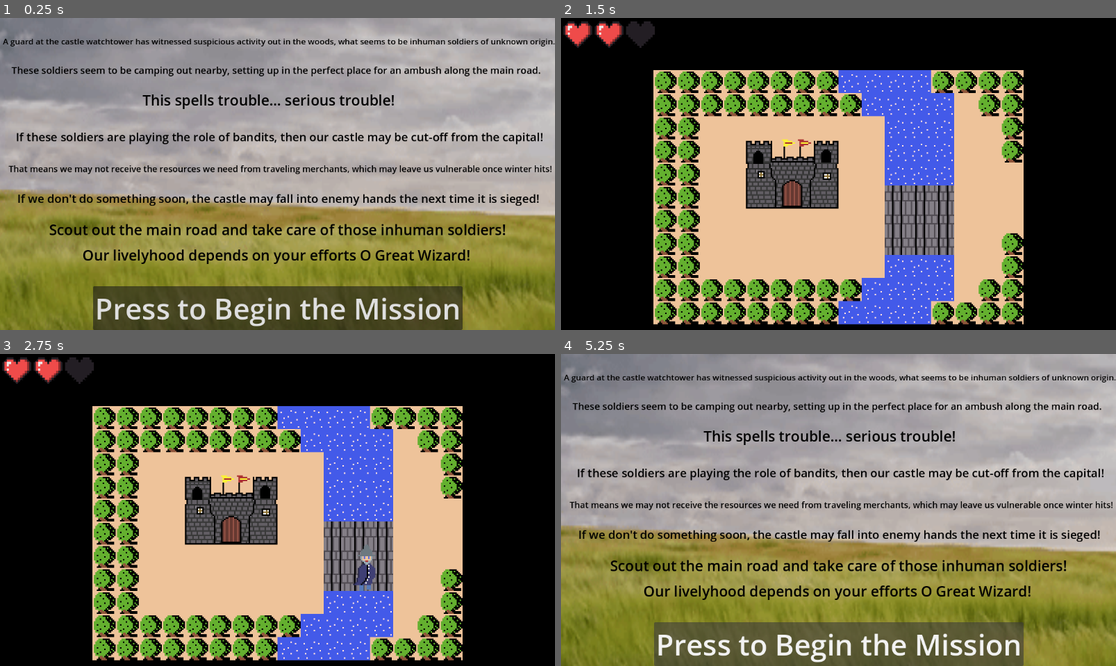
Above: before the commit, frames 1-4 (two rows, left to right).
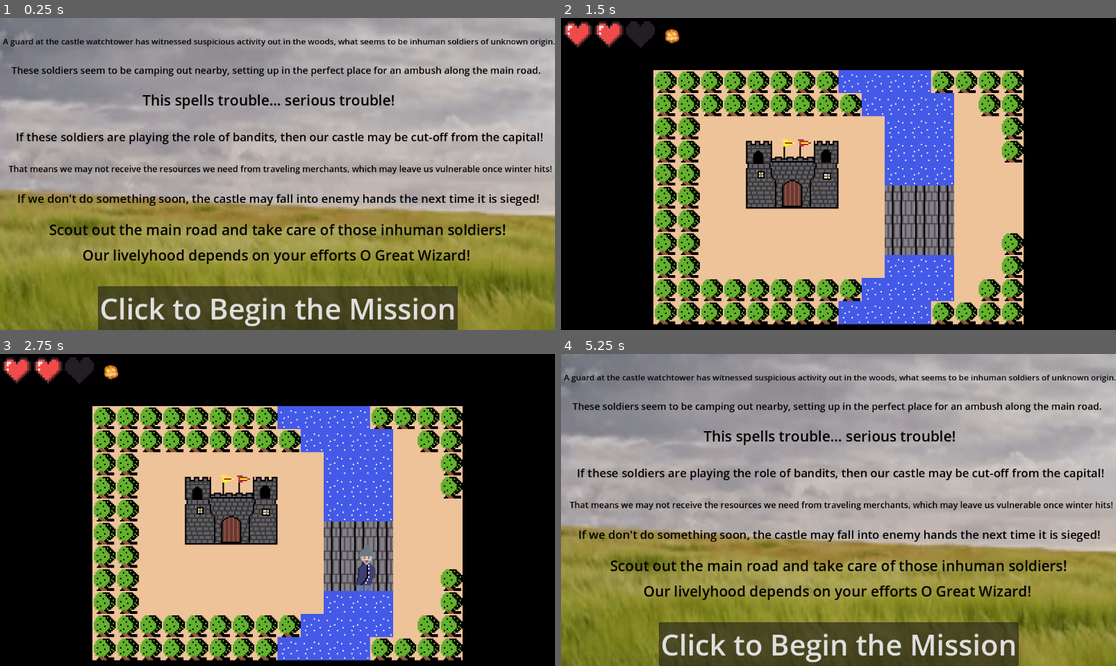
Above: after the commit, the same moments.

Repository: CodyG0228/SDEV248-GroupProject-ZeldaClone
Game: Godot game, scene res://scenes/intro_cutscene.tscn
Same seed, same stepped clock (60 frames per second), same inputs: the game is played once before the commit and once after it.
Inputs:
- Up to frame 1 (0.25 s): no input
- Up to frame 2 (1.5 s): click "Press to Begin the Mission" (after the commit: "Click to Begin the Mission") at 0.5 s; tap Enter at 1.25 s; hold D (move_right) from 1.28 s (still down); tap H at 1.35 s
- Up to frame 3 (2.75 s): release D (move_right) at 2.03 s; hold S (move_down) from 2.03 s (still down); tap H at 2.1 s
- Up to frame 4 (5.25 s): tap Space at 2.75 s; release S (move_down) at 2.78 s; hold D (move_right) 2.78-3.53 s; tap H at 2.85, 3.6, 4.35 s; hold W (move_up) 3.53-4.28 s; hold A (move_left) 4.28-5 s; click "Go Back in Time" at 5 s

The runs differ from the first frame. In frame 1, 2.8% of the frame differs, in the area x 16-84%, y 85-100%; in frame 2, 0.1%; in frame 3, 0.1%; in frame 4, 2.9%.

Commit message:
Version 0.4 - pieces that need glue
Added basic enemy, basic overlay for the dialogue and other pieces that will eventually be used in the levels and need coding for proper implementation. Also provided a better version of the NPC Spearwoman Sprite that doesn't have the white background attached.

Diff:
--- a/SDEV248-GroupProject-ZeldaClone-organized-main/project.godot
+++ b/SDEV248-GroupProject-ZeldaClone-organized-main/project.godot
@@ -19,21 +19,25 @@
 
 move_up={
 "deadzone": 0.5,
-"events": [Object(InputEventKey,"resource_local_to_scene":fa …(211 unchanged characters)… "location":0,"echo":false,"script":null), Object(InputEventKey,"resource_local_to_scene":false,"resource_name":"","device":-1,"window_id":0,"alt_pressed":false,"shift_pressed":false,"ctrl_pressed":false,"meta_pressed":false,"pressed":false,"keycode":0,"physical_keycode":4194320,"key_label":0,"unicode":0,"location":0,"echo":false,"script":null)
+"events": [Object(InputEventKey,"resource_local_to_scene":fa …(211 unchanged characters)… "location":0,"echo":false,"script":null)
+, Object(InputEventKey,"resource_local_to_scene":false,"resource_name":"","device":-1,"window_id":0,"alt_pressed":false,"shift_pressed":false,"ctrl_pressed":false,"meta_pressed":false,"pressed":false,"keycode":0,"physical_keycode":4194320,"key_label":0,"unicode":0,"location":0,"echo":false,"script":null)
 ]
 }
 move_down={
 "deadzone": 0.5,
-"events": [Object(InputEventKey,"resource_local_to_scene":fa …(211 unchanged characters)… "location":0,"echo":false,"script":null), Object(InputEventKey,"resource_local_to_scene":false,"resource_name":"","device":-1,"window_id":0,"alt_pressed":false,"shift_pressed":false,"ctrl_pressed":false,"meta_pressed":false,"pressed":false,"keycode":0,"physical_keycode":4194322,"key_label":0,"unicode":0,"location":0,"echo":false,"script":null)
+"events": [Object(InputEventKey,"resource_local_to_scene":fa …(211 unchanged characters)… "location":0,"echo":false,"script":null)
+, Object(InputEventKey,"resource_local_to_scene":false,"resource_name":"","device":-1,"window_id":0,"alt_pressed":false,"shift_pressed":false,"ctrl_pressed":false,"meta_pressed":false,"pressed":false,"keycode":0,"physical_keycode":4194322,"key_label":0,"unicode":0,"location":0,"echo":false,"script":null)
 ]
 }
 move_left={
 "deadzone": 0.5,
-"events": [Object(InputEventKey,"resource_local_to_scene":fa …(210 unchanged characters)… "location":0,"echo":false,"script":null), Object(InputEventKey,"resource_local_to_scene":false,"resource_name":"","device":-1,"window_id":0,"alt_pressed":false,"shift_pressed":false,"ctrl_pressed":false,"meta_pressed":false,"pressed":false,"keycode":0,"physical_keycode":4194319,"key_label":0,"unicode":0,"location":0,"echo":false,"script":null)
+"events": [Object(InputEventKey,"resource_local_to_scene":fa …(210 unchanged characters)… "location":0,"echo":false,"script":null)
+, Object(InputEventKey,"resource_local_to_scene":false,"resource_name":"","device":-1,"window_id":0,"alt_pressed":false,"shift_pressed":false,"ctrl_pressed":false,"meta_pressed":false,"pressed":false,"keycode":0,"physical_keycode":4194319,"key_label":0,"unicode":0,"location":0,"echo":false,"script":null)
 ]
 }
 move_right={
 "deadzone": 0.5,
-"events": [Object(InputEventKey,"resource_local_to_scene":fa …(211 unchanged characters)… "location":0,"echo":false,"script":null), Object(InputEventKey,"resource_local_to_scene":false,"resource_name":"","device":-1,"window_id":0,"alt_pressed":false,"shift_pressed":false,"ctrl_pressed":false,"meta_pressed":false,"pressed":false,"keycode":0,"physical_keycode":4194321,"key_label":0,"unicode":0,"location":0,"echo":false,"script":null)
+"events": [Object(InputEventKey,"resource_local_to_scene":fa …(211 unchanged characters)… "location":0,"echo":false,"script":null)
+, Object(InputEventKey,"resource_local_to_scene":false,"resource_name":"","device":-1,"window_id":0,"alt_pressed":false,"shift_pressed":false,"ctrl_pressed":false,"meta_pressed":false,"pressed":false,"keycode":0,"physical_keycode":4194321,"key_label":0,"unicode":0,"location":0,"echo":false,"script":null)
 ]
 }
--- /dev/null
+++ b/SDEV248-GroupProject-ZeldaClone-organized-main/scenes/enemy.tscn
@@ -0,0 +1,85 @@
+[gd_scene load_steps=12 format=3 uid="uid://coyspkspwt0eo"]
+
+[ext_resource type="Texture2D" uid="uid://c8wahigm3ssex" path="res://LizardmanSprite.png" id="1_qc2wn"]
+
+[sub_resource type="AtlasTexture" id="AtlasTexture_mxyj8"]
+atlas = ExtResource("1_qc2wn")
+region = Rect2(0, 0, 32, 48)
+
+[sub_resource type="AtlasTexture" id="AtlasTexture_hhsax"]
+atlas = ExtResource("1_qc2wn")
+region = Rect2(32, 0, 32, 48)
+
+[sub_resource type="AtlasTexture" id="AtlasTexture_6avge"]
+atlas = ExtResource("1_qc2wn")
+region = Rect2(64, 0, 32, 48)
+
+[sub_resource type="AtlasTexture" id="AtlasTexture_iss44"]
+atlas = ExtResource("1_qc2wn")
+region = Rect2(96, 0, 32, 48)
+
+[sub_resource type="AtlasTexture" id="AtlasTexture_hmrty"]
+atlas = ExtResource("1_qc2wn")
+region = Rect2(0, 48, 32, 48)
+
+[sub_resource type="AtlasTexture" id="AtlasTexture_pm10t"]
+atlas = ExtResource("1_qc2wn")
+region = Rect2(32, 48, 32, 48)
+
+[sub_resource type="AtlasTexture" id="AtlasTexture_fuadl"]
+atlas = ExtResource("1_qc2wn")
+region = Rect2(64, 48, 32, 48)
+
+[sub_resource type="AtlasTexture" id="AtlasTexture_dembu"]
+atlas = ExtResource("1_qc2wn")
+region = Rect2(96, 48, 32, 48)
+
+[sub_resource type="SpriteFrames" id="SpriteFrames_0askx"]
+animations = [{
+"frames": [{
+"duration": 1.0,
+"texture": SubResource("AtlasTexture_mxyj8")
+}, {
+"duration": 1.0,
+"texture": SubResource("AtlasTexture_hhsax")
+}, {
+"duration": 1.0,
+"texture": SubResource("AtlasTexture_6avge")
+}, {
+"duration": 1.0,
+"texture": SubResource("AtlasTexture_iss44")
+}],
+"loop": true,
+"name": &"idle",
+"speed": 1.0
+}, {
+"frames": [{
+"duration": 1.0,
+"texture": SubResource("AtlasTexture_hmrty")
+}, {
+"duration": 1.0,
+"texture": SubResource("AtlasTexture_pm10t")
+}, {
+"duration": 1.0,
+"texture": SubResource("AtlasTexture_fuadl")
+}, {
+"duration": 1.0,
+"texture": SubResource("AtlasTexture_dembu")
+}],
+"loop": true,
+"name": &"walk",
+"speed": 3.0
+}]
+
+[sub_resource type="RectangleShape2D" id="RectangleShape2D_e4c12"]
+size = Vector2(21, 48)
+
+[node name="Enemy" type="CharacterBody2D" groups=["enemy"]]
+
+[node name="AnimatedSprite2D" type="AnimatedSprite2D" parent="."]
+sprite_frames = SubResource("SpriteFrames_0askx")
+animation = &"idle"
+
+[node name="CollisionShape2D" type="CollisionShape2D" parent="."]
+position = Vector2(-0.5, 0)
+shape = SubResource("RectangleShape2D_e4c12")
--- a/SDEV248-GroupProject-ZeldaClone-organized-main/scenes/hud.gd
+++ b/SDEV248-GroupProject-ZeldaClone-organized-main/scenes/hud.gd
@@ -15,3 +15,7 @@
 		var heart := _hearts[i]
 		heart.visible = i < maximum
 		heart.play("full" if i < current else "empty")
+
+# Add script for fireball cooldown. Simply alter the indicator's visibility to
+# show whether or not the cooldown is done. The cooldown is not necessary but
+# probably should be. Determine the time yourselves. Cooldown is optional.
--- a/SDEV248-GroupProject-ZeldaClone-organized-main/scenes/hud.tscn
+++ b/SDEV248-GroupProject-ZeldaClone-organized-main/scenes/hud.tscn
@@ -1,8 +1,9 @@
-[gd_scene load_steps=5 format=3 uid="uid://heo5gv5axufy"]
+[gd_scene load_steps=6 format=3 uid="uid://heo5gv5axufy"]
 
+[ext_resource type="Texture2D" uid="uid://bbudd66d3yimn" path="res://sprites/EmptyHeartSprite.png" id="1_g624v"]
 [ext_resource type="Script" path="res://scenes/hud.gd" id="1_i9qrw"]
-[ext_resource type="Texture2D" uid="uid://bbudd66d3yimn" path="res://sprites/EmptyHeartSprite.png" id="1_g624v"]
 [ext_resource type="Texture2D" uid="uid://b3x0tbv5y6t5a" path="res://sprites/FullHeartSprite.png" id="2_cex0p"]
+[ext_resource type="Texture2D" uid="uid://db5p1vw5n3d78" path="res://sprites/FireBallSprite.webp" id="4_jja2n"]
 
 [sub_resource type="SpriteFrames" id="SpriteFrames_61bll"]
 animations = [{
@@ -43,3 +44,7 @@
 sprite_frames = SubResource("SpriteFrames_61bll")
 animation = &"full"
 autoplay = "full"
+
+[node name="Fireball Cooldown Indicator" type="Sprite2D" parent="."]
+position = Vector2(231, 38)
+texture = ExtResource("4_jja2n")
--- /dev/null
+++ b/SDEV248-GroupProject-ZeldaClone-organized-main/scenes/in_game_cutscene_overlay.gd
@@ -0,0 +1,10 @@
+extends Control
+
+
+func _on_button_pressed() -> void:
+	pass # Replace with function body.
+
+# Implementation of the cutscene/dialogue should go here presumably.
+# Look up what you need to do in order to pause the game.
+# Keep the overlay hidden until it is needed.
+# Also make sure that the button can't be activated when the game is going.
--- /dev/null
+++ b/SDEV248-GroupProject-ZeldaClone-organized-main/scenes/in_game_cutscene_overlay.tscn
@@ -0,0 +1,40 @@
+[gd_scene load_steps=2 format=3 uid="uid://bkrffhbqujg2e"]
+
+[ext_resource type="Script" path="res://scenes/in_game_cutscene_overlay.gd" id="1_4dlco"]
+
+[node name="In-Game Cutscene Overlay" type="Control"]
+layout_mode = 3
+anchors_preset = 15
+anchor_right = 1.0
+anchor_bottom = 1.0
+grow_horizontal = 2
+grow_vertical = 2
+script = ExtResource("1_4dlco")
+
+[node name="Label" type="Label" parent="."]
+layout_mode = 1
+anchors_preset = 12
+anchor_top = 1.0
+anchor_right = 1.0
+anchor_bottom = 1.0
+offset_top = -75.0
+grow_horizontal = 2
+grow_vertical = 0
+theme_override_colors/font_shadow_color = Color(0, 0, 0, 1)
+theme_override_colors/font_outline_color = Color(0, 0, 0, 1)
+theme_override_constants/shadow_offset_x = 2
+theme_override_constants/shadow_outline_size = 6
+theme_override_font_sizes/font_size = 20
+text = "Greetings, O Great Wizard. Looks like they finally sent you in. I've found the inhuman soldiers. Took out a few of them myself already. They seem to be some sort of lizardmen, their bodies covered with thick scales that resist blades, which makes them tough to kill with ordinary weaponry. You shouldn't have a problem though, your spells should cut right through their physical resistances. Go ahead, I'll stay behind to make sure none of them sneak up on you."
+autowrap_mode = 2
+
+[node name="Button" type="Button" parent="."]
+layout_mode = 1
+anchors_preset = 10
+anchor_right = 1.0
+offset_bottom = 31.0
+grow_horizontal = 2
+theme_override_font_sizes/font_size = 20
+text = "Click to End Dialogue"
+
+[connection signal="pressed" from="Button" to="." method="_on_button_pressed"]
--- a/SDEV248-GroupProject-ZeldaClone-organized-main/scenes/intro_cutscene.tscn
+++ b/SDEV248-GroupProject-ZeldaClone-organized-main/scenes/intro_cutscene.tscn
@@ -330,6 +330,6 @@
 grow_horizontal = 2
 grow_vertical = 0
 theme_override_font_sizes/font_size = 60
-text = "Press to Begin the Mission"
+text = "Click to Begin the Mission"
 
 [connection signal="pressed" from="StartButton" to="." method="_on_start_button_pressed"]
--- /dev/null
+++ b/SDEV248-GroupProject-ZeldaClone-organized-main/scenes/npc_spearwoman.tscn
@@ -0,0 +1,43 @@
+[gd_scene load_steps=6 format=3 uid="uid://dhntx8f7xefeh"]
+
+[ext_resource type="Texture2D" uid="uid://dtwacu32sinhn" path="res://sprites/SpearwomanSpriteSheet.png" id="1_oavj0"]
+
+[sub_resource type="AtlasTexture" id="AtlasTexture_jlt7i"]
+atlas = ExtResource("1_oavj0")
+region = Rect2(42, 0, 42, 63)
+
+[sub_resource type="AtlasTexture" id="AtlasTexture_jpb6i"]
+atlas = ExtResource("1_oavj0")
+region = Rect2(0, 0, 42, 63)
+
+[sub_resource type="SpriteFrames" id="SpriteFrames_2irqa"]
+animations = [{
+"frames": [{
+"duration": 1.0,
+"texture": SubResource("AtlasTexture_jlt7i")
+}],
+"loop": true,
+"name": &"BackView",
+"speed": 5.0
+}, {
+"frames": [{
+"duration": 1.0,
+"texture": SubResource("AtlasTexture_jpb6i")
+}],
+"loop": true,
+"name": &"Frontview",
+"speed": 5.0
+}]
+
+[sub_resource type="RectangleShape2D" id="RectangleShape2D_514fu"]
+size = Vector2(25, 59)
+
+[node name="NPC Spearwoman" type="CharacterBody2D" groups=["NPC"]]
+
+[node name="AnimatedSprite2D" type="AnimatedSprite2D" parent="."]
+sprite_frames = SubResource("SpriteFrames_2irqa")
+animation = &"Frontview"
+
+[node name="CollisionShape2D" type="CollisionShape2D" parent="."]
+position = Vector2(0.5, 1.5)
+shape = SubResource("RectangleShape2D_514fu")
--- a/SDEV248-GroupProject-ZeldaClone-organized-main/scenes/player.tscn
+++ b/SDEV248-GroupProject-ZeldaClone-organized-main/scenes/player.tscn
@@ -1,4 +1,4 @@
-[gd_scene load_steps=9 format=3]
+[gd_scene load_steps=9 format=3 uid="uid://d06aly8v8absc"]
 
 [ext_resource type="Script" path="res://scenes/player.gd" id="1_0ahi4"]
 [ext_resource type="Texture2D" uid="uid://xgovadnxo17" path="res://sprites/wizard.png" id="2_md9cs"]
@@ -11,13 +11,13 @@
 atlas = ExtResource("2_md9cs")
 region = Rect2(16, 32, 16, 32)
 
+[sub_resource type="AtlasTexture" id="AtlasTexture_55lpq"]
+atlas = ExtResource("2_md9cs")
+region = Rect2(48, 32, 16, 32)
+
 [sub_resource type="AtlasTexture" id="AtlasTexture_f03gr"]
 atlas = ExtResource("2_md9cs")
 region = Rect2(32, 32, 16, 32)
-
-[sub_resource type="AtlasTexture" id="AtlasTexture_55lpq"]
-atlas = ExtResource("2_md9cs")
-region = Rect2(48, 32, 16, 32)
 
 [sub_resource type="SpriteFrames" id="SpriteFrames_r2oq9"]
 animations = [{
--- a/SDEV248-GroupProject-ZeldaClone-organized-main/scenes/room_1.tscn
+++ b/SDEV248-GroupProject-ZeldaClone-organized-main/scenes/room_1.tscn
@@ -1,9 +1,9 @@
 [gd_scene load_steps=10 format=4 uid="uid://bn2peeww32xm1"]
 
+[ext_resource type="Texture2D" uid="uid://dws5uwax3r16p" path="res://sprites/Sprite-0001.png" id="1_0tsjr"]
 [ext_resource type="Script" path="res://scenes/room_1.gd" id="2_emo2k"]
-[ext_resource type="PackedScene" path="res://scenes/player.tscn" id="3_1alcf"]
+[ext_resource type="PackedScene" uid="uid://d06aly8v8absc" path="res://scenes/player.tscn" id="3_1alcf"]
 [ext_resource type="PackedScene" uid="uid://heo5gv5axufy" path="res://scenes/hud.tscn" id="4_fawfn"]
-[ext_resource type="Texture2D" uid="uid://dws5uwax3r16p" path="res://sprites/Sprite-0001.png" id="1_0tsjr"]
 
 [sub_resource type="ShaderMaterial" id="ShaderMaterial_8oql1"]
 
Not shown, changed: SDEV248-GroupProject-ZeldaClone-organized-main/FlowingFieldAnimatedBackground.png.import
Not shown, changed: SDEV248-GroupProject-ZeldaClone-organized-main/Kaelistra, The Aberrant Saint.png.import
Not shown, changed: SDEV248-GroupProject-ZeldaClone-organized-main/LizardmanSprite.png.import
Not shown, changed: SDEV248-GroupProject-ZeldaClone-organized-main/Spearwoman.png.import
Not shown, changed: SDEV248-GroupProject-ZeldaClone-organized-main/icon.svg.import
Not shown: 1 places in SDEV248-GroupProject-ZeldaClone-organized-main/scenes/defeat_cutscene.tscn that only renumber resources
Not shown: 1 places in SDEV248-GroupProject-ZeldaClone-organized-main/scenes/intro_cutscene.tscn that only renumber resources
Not shown: 1 places in SDEV248-GroupProject-ZeldaClone-organized-main/scenes/player.tscn that only renumber resources
Not shown: 1 places in SDEV248-GroupProject-ZeldaClone-organized-main/scenes/victory_cutscene.tscn that only renumber resources
Not shown, changed: SDEV248-GroupProject-ZeldaClone-organized-main/sprites/EmptyHeartSprite.png.import
Not shown, changed: SDEV248-GroupProject-ZeldaClone-organized-main/sprites/FireBallSprite.webp.import
Not shown, changed: SDEV248-GroupProject-ZeldaClone-organized-main/sprites/FullHeartSprite.png.import
(and 8 more such lines)
